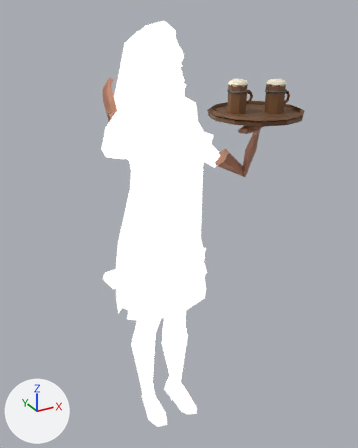
Before and after pictures for a commit that changed the glTF model masa/garson-kiz.glb.
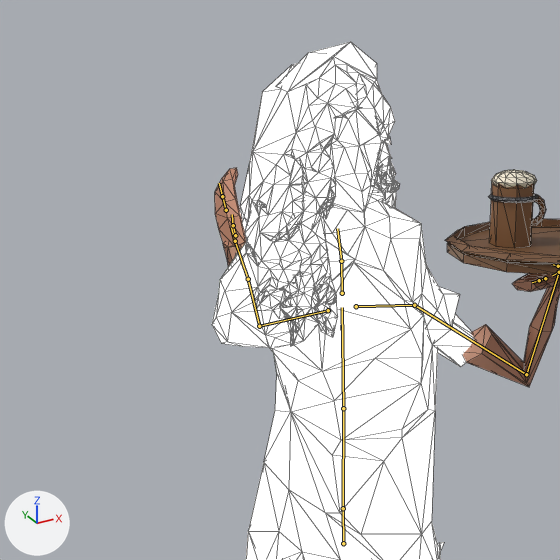
Each version appears first whole from a camera (50 mm lens) standing at (-0.78, -1.564, 1.716) and looking at (0.081, 0.002, 0.933), and next in a close-up on the part from 1% to 72% of the width and 0% to 57% of the height. The axes (+X, +Y, +Z) are drawn at lower left. The lights are the same throughout. The older version's two pictures come first. Both versions are drawn at frame 29 of the action 'ozel'; the numbers are the values there. The bones that change, and the others that lie on the model, are drawn over the model as lines in the close-ups. The close-ups show mesh edges as thin lines.

The first close-up shows 'garson_kiz'.
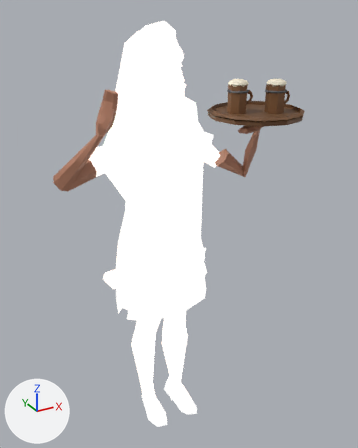
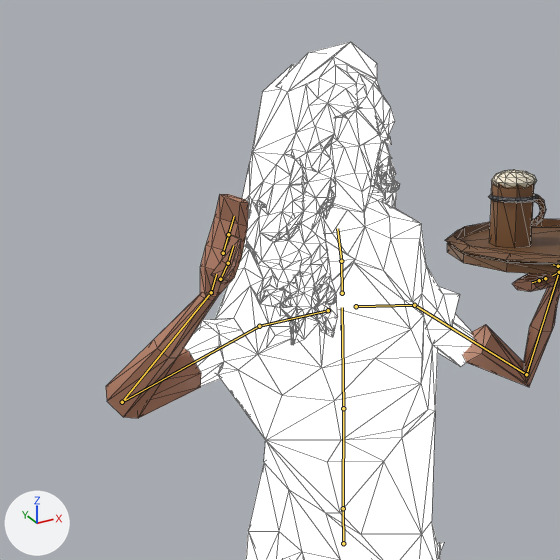
Location of each change, (x1, y1, x2, y2) in pixels of the close-ups (560 x 560 px):
'garson_kiz', posed
    before: (212, 42, 560, 560)
    after: (106, 42, 560, 560)
bone 'bip R UpperArm_016', root to tip
    before: (259, 326) to (248, 279)
    after: (259, 326) to (122, 402)
bone 'bip R Forearm_017', root to tip
    before: (248, 279) to (235, 241)
    after: (122, 402) to (211, 292)
bone 'bip R Hand_018', root to tip
    before: (235, 241) to (231, 226)
    after: (211, 292) to (216, 274)

Edits to the bpy script that builds the scene:
```text
Change bone_bip_r_upperarm_016:
    where bone_bip_r_upperarm_016 = bpy.data.objects['Iskelet'].pose.bones['bip R UpperArm_016']  # child of 'bip R Clavicle_015'
    bone_bip_r_upperarm_016.rotation_quaternion: (-0.664, -0.697, -0.055, 0.258) -> (0.853, -0.075, 0.129, 0.5)  # degrees (89, 26, -17) -> degrees (0, 17, 61)
Change bone_bip_r_forearm_017:
    where bone_bip_r_forearm_017 = bpy.data.objects['Iskelet'].pose.bones['bip R Forearm_017']  # child of 'bip R UpperArm_016'
    bone_bip_r_forearm_017.rotation_quaternion: (-0.158, -0.911, -0.059, -0.373) -> (0.4, -0.887, 0.142, 0.179)  # degrees (154, -41, 18) -> degrees (-133, 26, -7)
Change bone_bip_r_hand_018:
    where bone_bip_r_hand_018 = bpy.data.objects['Iskelet'].pose.bones['bip R Hand_018']  # child of 'bip R Forearm_017'
    bone_bip_r_hand_018.rotation_quaternion: (-0.59, 0.664, 0.066, 0.452) -> (0.576, 0.047, -0.747, 0.327)  # degrees (-82, -43, -37) -> degrees (74, -117, -43)
```
